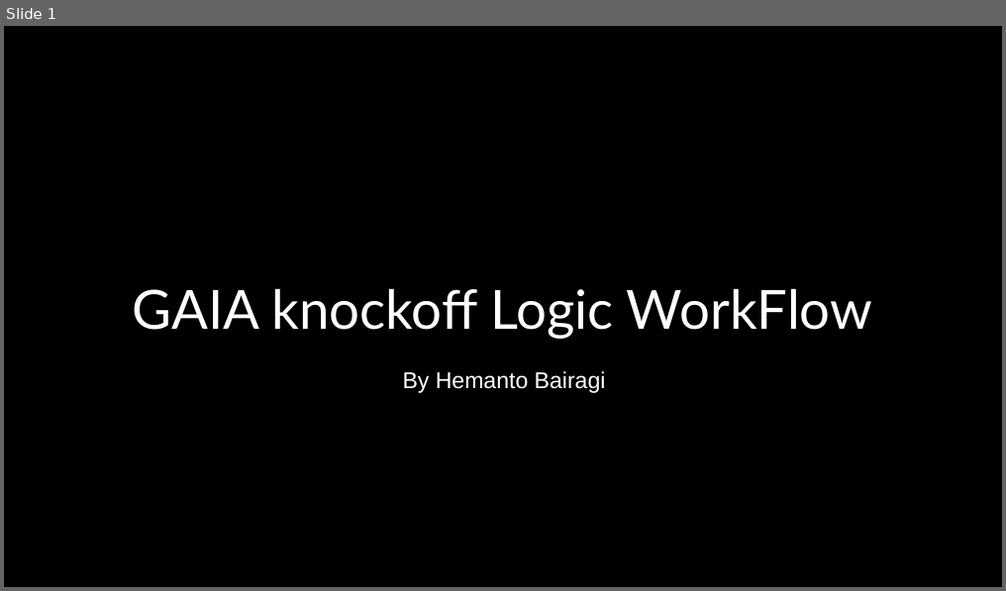
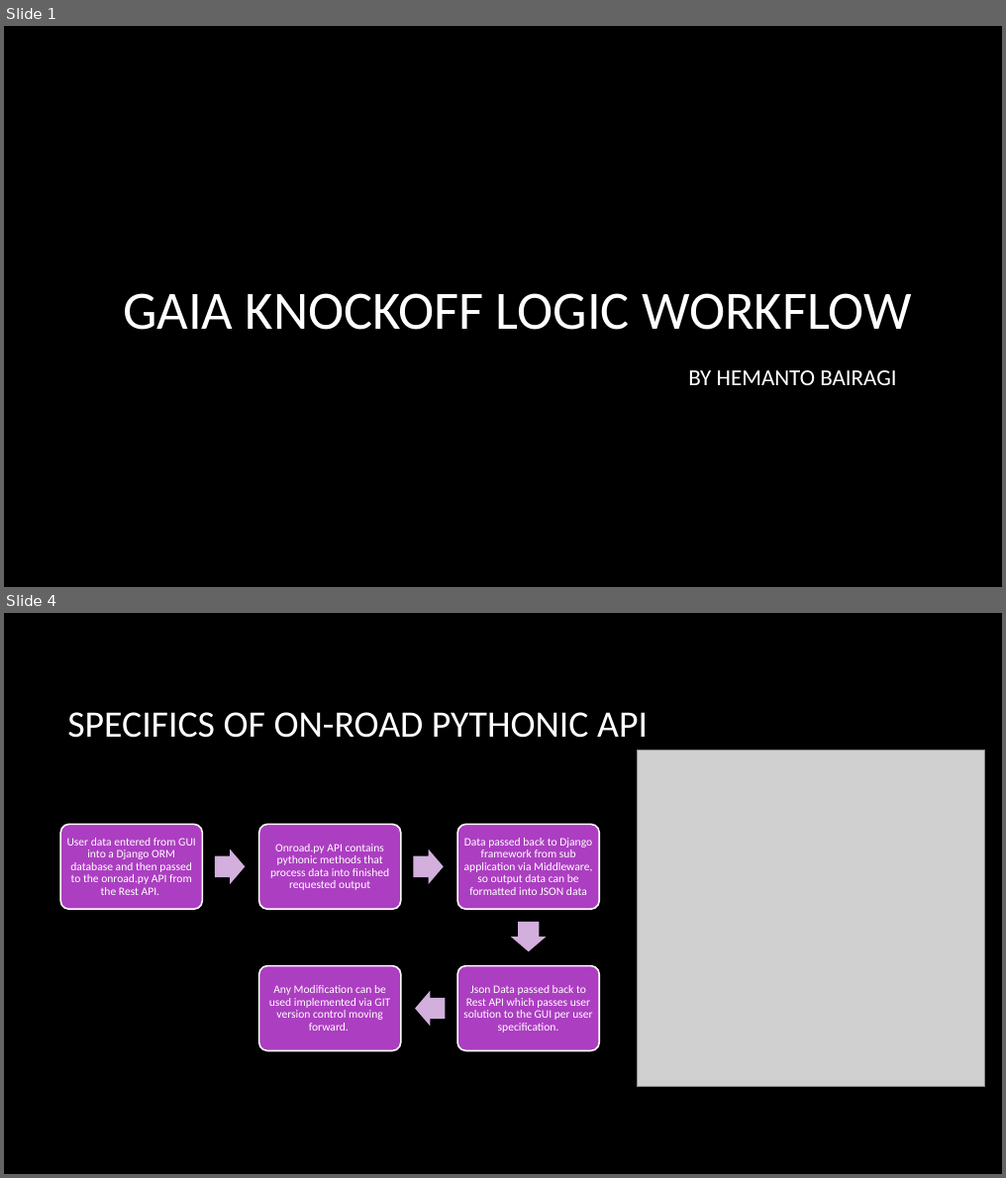
Before and after one commit to Orko24/PLTR_GAIA_4, a slide deck: Workflow/GAIA knockoff Logic WorkFlow.pptx. Shown one above the other, each under a label of ours: slide 1 before the commit, slides 1 and 4 after it; the slides between them are not shown. The pictures are 1006x591 and 1006x1178 pixels, drawn with LibreOffice and Linux fonts; fonts in the diff are those of the drawing; grey boxes stand for pictures; background and template pictures are left out; a plain dark background stands for a picture behind light text. Boxes give left, top, right and bottom in pixels: in the first picture for what was removed or moved away, otherwise in the second. Text is boxed around its words. In the diff, an @@ line names an element or a change of style, - is before the commit and + after.

Commit message:
logic update

```diff
--- a/Workflow/GAIA knockoff Logic WorkFlow.pptx
+++ b/Workflow/GAIA knockoff Logic WorkFlow.pptx
@@ slide 4 added at bbox=[4, 613, 1002, 1174], background picture (left out) @@
@@ title added at bbox=[67, 712, 648, 738], 36 pt, text #FFFFFF @@
+SPECIFICS OF ON-ROAD PYTHONIC API
@@ picture added at bbox=[637, 750, 985, 1087] @@
@@ group added at bbox=[60, 824, 599, 1052]: 5 rounded rectangles, 5 texts, 4 right arrows @@
+User data entered from GUI into a Django ORM database and then passed to the onroad.py API from the Rest API.
+Onroad.py API contains pythonic methods that process data into finished requested output
+Data passed back to Django framework from sub application via Middleware, so output data can be formatted into JSON data
+Json Data passed back to Rest API which passes user solution to the GUI per user specification.
+Any Modification can be used implemented via GIT version control moving forward.
@@ slide 1 changed as well @@
@@ rectangle removed at bbox=[4, 26, 1002, 587] @@
@@ title at bbox=[123, 293, 912, 330]: text changed; font Lato to Calibri @@
-GAIA knockoff Logic WorkFlow
+GAIA KNOCKOFF LOGIC WORKFLOW
@@ subtitle at bbox=[688, 371, 896, 385]: text changed; font Arial to Calibri @@
-By Hemanto Bairagi
+BY HEMANTO BAIRAGI
```
Also in this commit, not shown: 1 other slide changed, 5 other slides added, 3 other files.
